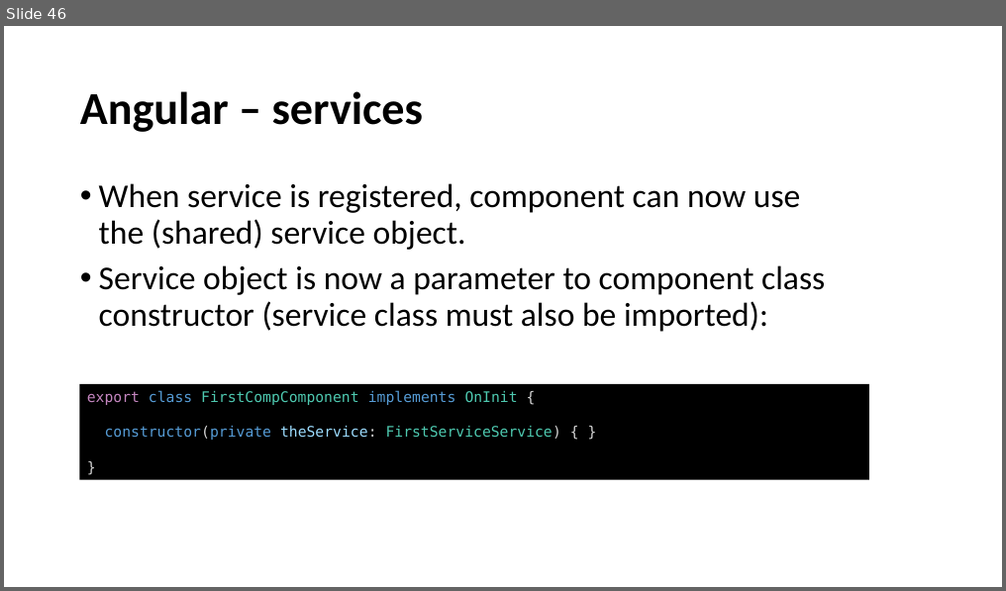
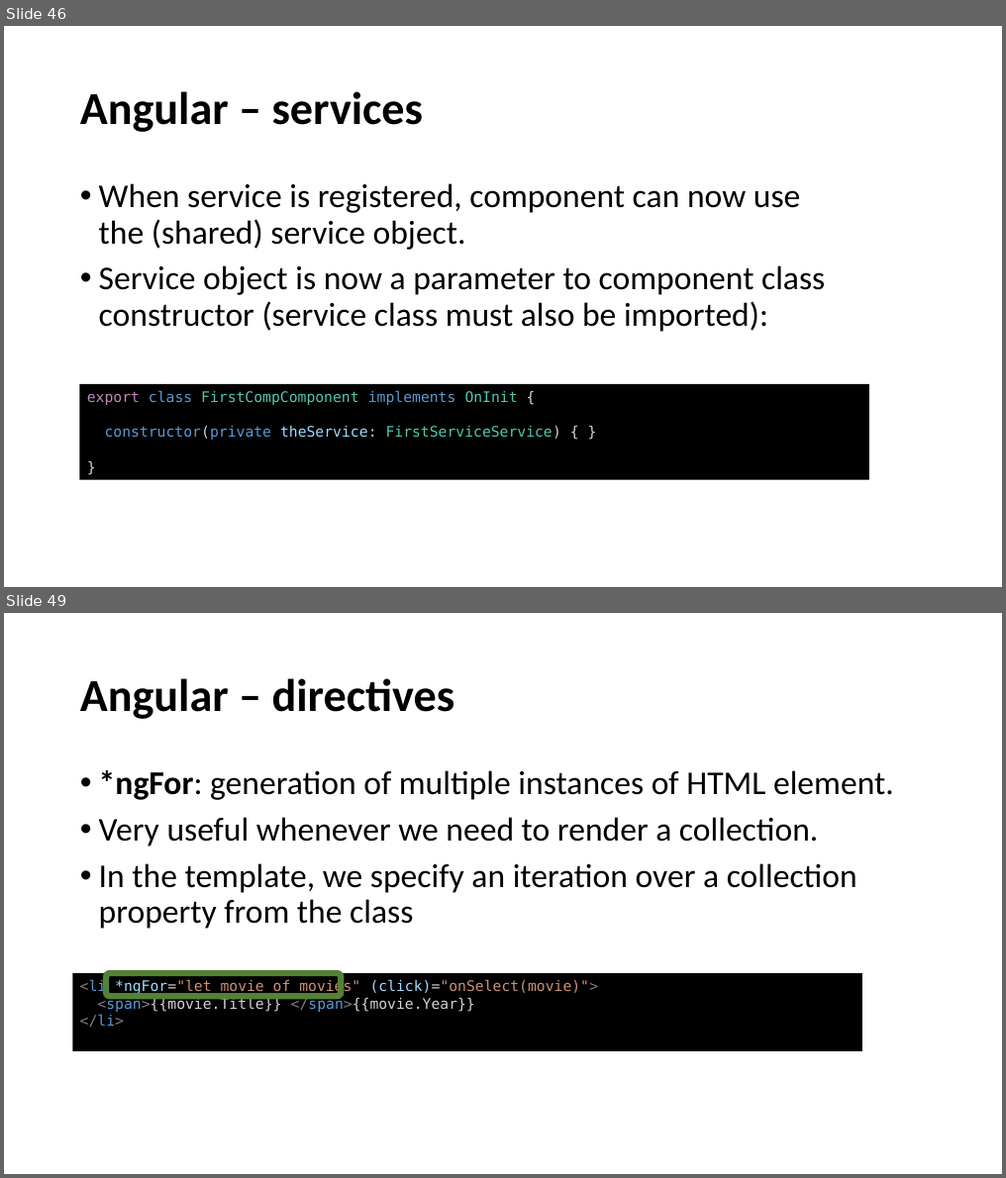
Before and after one commit to perl-easj/WebProg, a slide deck: 60_Angular/Angular.pptx. Shown one above the other, each under a label of ours: slide 46 before the commit, slides 46 and 49 after it; the slides between them are not shown. The pictures are 1006x591 and 1006x1178 pixels, drawn with LibreOffice and Linux fonts; fonts in the diff are those of the drawing. Boxes give left, top, right and bottom in pixels: in the first picture for what was removed or moved away, otherwise in the second. Text is boxed around its words. In the diff, an @@ line names an element or a change of style, - is before the commit and + after.

Commit message:
Update of Angular exercises and presentation

```diff
--- a/60_Angular/Angular.pptx
+++ b/60_Angular/Angular.pptx
@@ slide 49 added at (4,613,1002,1174), background #FFFFFF @@
@@ title added at (80,678,455,719), 44 pt, text #000000, bold @@
+Angular – directives
@@ text added at (99,770,894,929), 32 pt, text #000000 @@
+• *ngFor: generation of multiple instances of HTML element.
+• Very useful whenever we need to render a collection.
+• In the template, we specify an iteration over a collection property from the class
@@ rectangle added at (73,973,862,1052), fill #000000, 14 pt, text #CE9178 @@
+<li *ngFor="let movie of movies" (click)="onSelect(movie)">
+<span>{{movie.Title}} </span>{{movie.Year}}
+</li>
@@ rounded rectangle added at (106,973,341,997), outline #548235 6 pt @@
```
Also in this commit, not shown: 1 slide changed, 24 other slides added, 1 other file.
